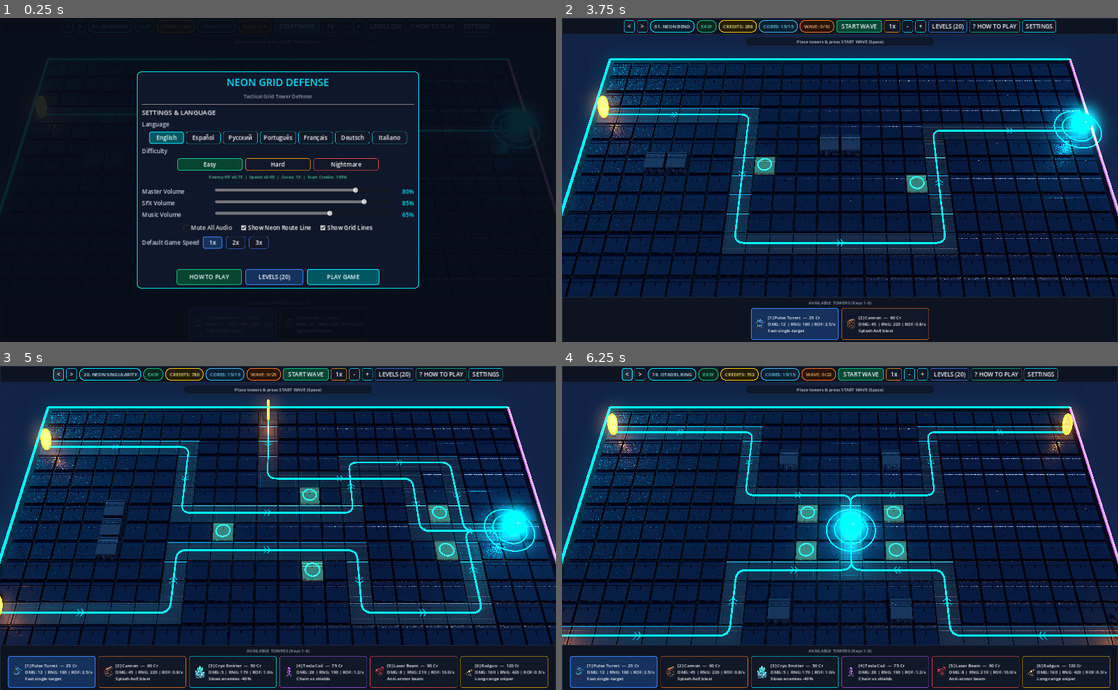
Above: before the commit, frames 1-4 (two rows, left to right).
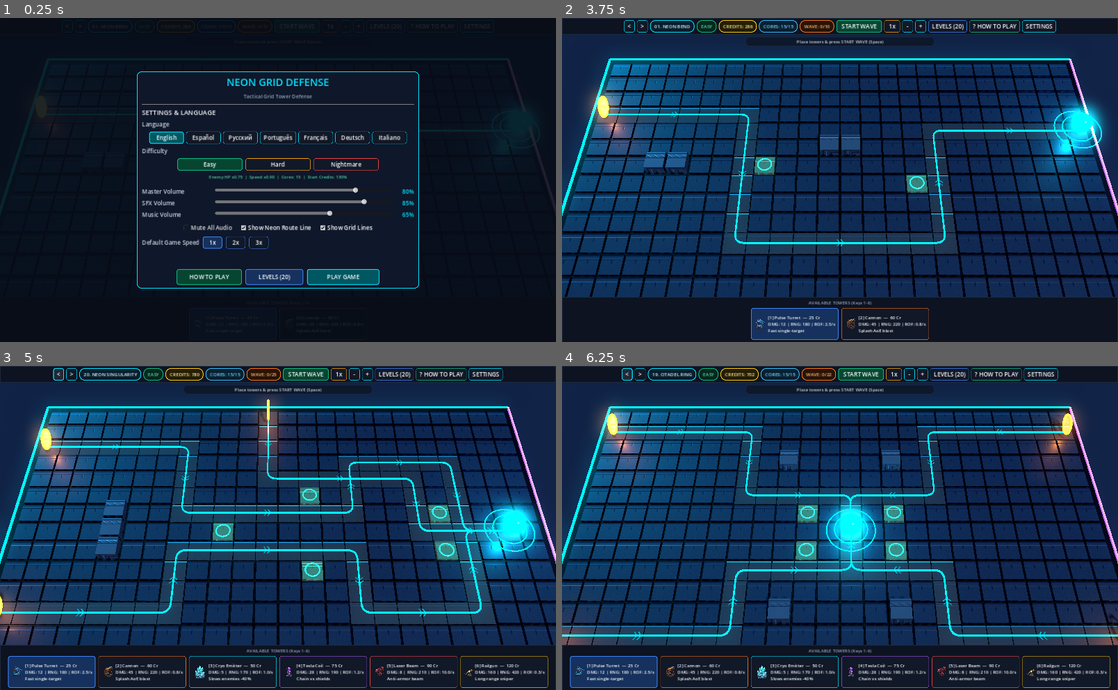
Above: after the commit, the same moments.

Repository: o1egkl/neon-grid-defense
Game: Godot game, scene res://scenes/main.tscn
Two runs of this game, one before a commit and one after it. Both use one fixed random seed, a clock stepped at 60 frames per second and the inputs below.
Inputs:
- Up to frame 1 (0.25 s): no input
- Up to frame 2 (3.75 s): click "START WAVE" at 0.5 s; click "START WAVE" at 1.25 s; click "Easy" at 2 s; click "Easy" at 2.75 s; click "PLAY GAME" at 3.5 s
- Up to frame 3 (5 s): click "<" at 4.25 s
- Up to frame 4 (6.25 s): click "START WAVE" at 5 s; click "<" at 5.75 s

The runs differ from the first frame. In frame 2, 21% of the frame differs, in the area x 0-100%, y 13-87%; in frame 3, 18%; in frame 4, 20%.

Commit message:
v28: clean smooth normal maps to remove zoom specular aliasing

Diff:
--- a/scripts/grid_manager.gd
+++ b/scripts/grid_manager.gd
@@ -473,7 +473,7 @@
 	if normal_tex:
 		m.normal_enabled = true
 		m.normal_texture = normal_tex
-		m.normal_scale = 1.15
+		m.normal_scale = 0.55
 	if rough_tex:
 		m.roughness_texture = rough_tex
 	return m
@@ -677,9 +677,9 @@
 	var w_nrm := _load_tex("res://assets/textures/wall_normal.png")
 	var b_alb := _load_tex("res://assets/textures/boost_albedo.png")
 
-	var mat_empty := _make_pbr_mat(Color.WHITE if t_alb else Color("#1A263A"), t_alb, t_nrm, t_rgh, 0.62, 0.42)
-	var mat_road := _make_pbr_mat(Color.WHITE if r_alb else Color("#0D1C2E"), r_alb, r_nrm, null, 0.45, 0.46, 0.05)
-	var mat_wall := _make_pbr_mat(Color.WHITE if w_alb else Color("#2B3D56"), w_alb, w_nrm, t_rgh, 0.72, 0.35, 0.03)
+	var mat_empty := _make_pbr_mat(Color.WHITE if t_alb else Color("#1A263A"), t_alb, t_nrm, t_rgh, 0.48, 0.58)
+	var mat_road := _make_pbr_mat(Color.WHITE if r_alb else Color("#0D1C2E"), r_alb, r_nrm, null, 0.35, 0.58, 0.05)
+	var mat_wall := _make_pbr_mat(Color.WHITE if w_alb else Color("#2B3D56"), w_alb, w_nrm, t_rgh, 0.55, 0.48, 0.03)
 	var mat_boost := _make_pbr_mat(Color.WHITE if b_alb else Color("#103B34"), b_alb, t_nrm, t_rgh, 0.52, 0.32, 0.22)
 	var mat_boost_ring := _make_mat(Color("#10B981"), 2.4, 1.0, 0.2, 0.2)
 	var mat_portal_ring := _make_mat(Color("#F97316"), 3.0, 1.0, 0.1, 0.15)
Binary file changed: assets/textures/road_normal.png
Binary file changed: assets/textures/tile_albedo.png
Binary file changed: assets/textures/tile_normal.png
Binary file changed: assets/textures/tile_roughness.png
Binary file changed: assets/textures/wall_normal.png
